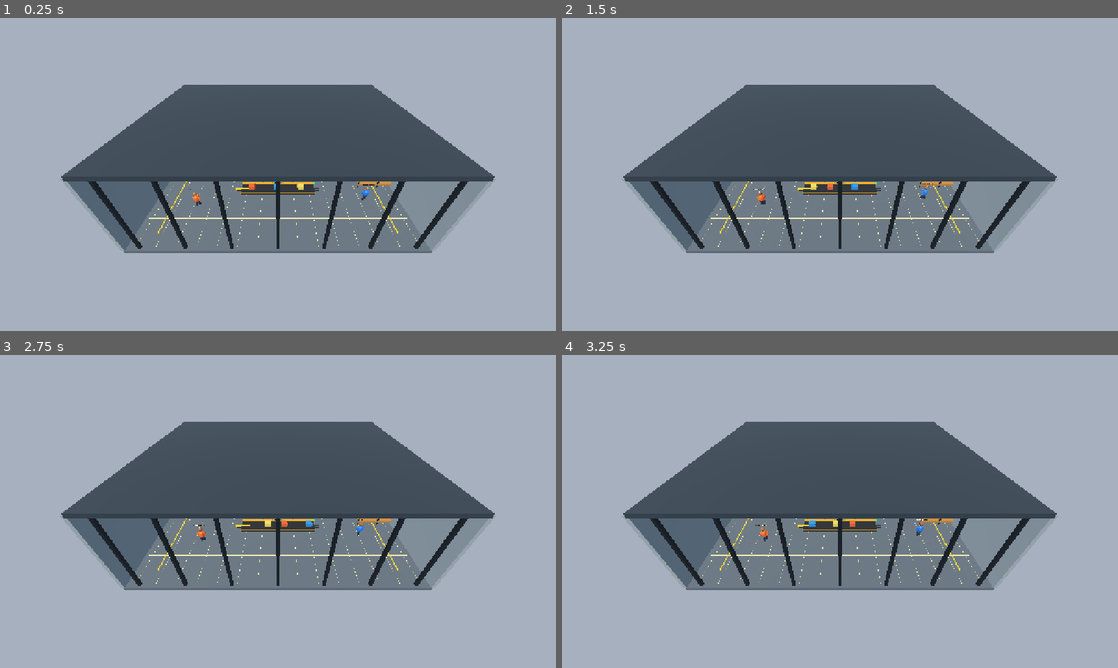
Above: before the commit, frames 1-4 (two rows, left to right).
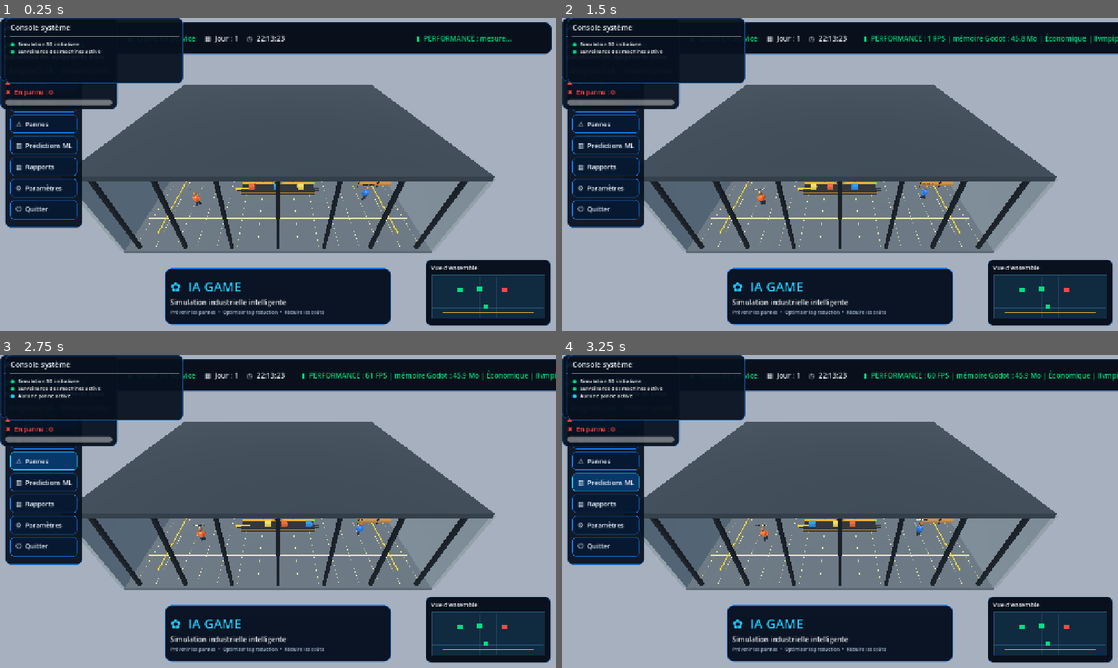
Above: after the commit, the same moments.

Repository: danielservice225-dot/ia-game-moteur
Game: Godot game, scene res://scenes/main.tscn
The game is run twice, just before and just after one commit, with the same random seed, the same clock (stepped at 60 frames per second) and the same inputs.
Inputs (mouse positions are in pixels of both pictures, inside the frame that each line leads up to):
- Up to frame 1 (0.25 s): no input
- Up to frame 2 (1.5 s): click (606, 80) at 0.5 s, where only the run after the commit has a clickable "⌂ Accueil"; click (606, 102) at 1.25 s, where only the run after the commit has a clickable "▣ Machines"
- Up to frame 3 (2.75 s): click (44, 461) at 2 s, where only the run after the commit has a clickable "⚠ Pannes"
- Up to frame 4 (3.25 s): click (606, 483) at 2.75 s, where only the run after the commit has a clickable "▥ Prédictions ML"

The runs differ from the first frame. In frame 1, 33% of the frame differs, in the area x 0-100%, y 0-99%; in frame 2, 33%; in frame 3, 33%; in frame 4, 33%.
Error before the commit: Parse Error: Cannot find member "new" in base "Callable". (res://scripts/supervision_dashboard.gd:236)

Commit message:
Add factory minimap drawing and correct HUD references

Diff:
--- a/godot_game/scripts/supervision_dashboard.gd
+++ b/godot_game/scripts/supervision_dashboard.gd
@@ -233,13 +233,11 @@
     root.add_child(map)
     var map_col := VBoxContainer.new()
     map_col.add_child(_label("Vue d'ensemble", 14, WHITE, true))
-    var map_view := _FactoryMap.new()
+    var map_view := FactoryMap.new()
     map_view.custom_minimum_size = Vector2(260, 105)
     map_col.add_child(map_view)
     map.add_child(map_col)
 
-func _FactoryMap() -> GDScript:
-    return null
 
 func _log(message: String, color: Color = WHITE) -> void:
     if console_log:
@@ -282,8 +280,6 @@
         machine_status_label.text = "●  En ligne : %d\n▲  En alerte : %d\n✖  En panne : %d" % [online, alerts, faults]
     if performance_label:
         performance_label.text = performance_text.replace("PERFORMANCES :", "▮  PERFORMANCE :")
-    if production_summary:
-        production_summary.text = "PRODUCTION : %d pièces" % production_units
     if faults > 0:
         for machine in definitions:
             if str(machine.get("state", "")) == "FAULT":
@@ -303,5 +299,18 @@
     diagnose_button.disabled = not valid
     fault_button.disabled = not valid
 
-func _FactoryMap_draw() -> void:
-    pass
+
+class FactoryMap extends Control:
+    func _draw() -> void:
+        var area := Rect2(Vector2(2, 2), size - Vector2(4, 4))
+        draw_rect(area, Color("#102a40"), true)
+        draw_rect(area, Color("#2b6385"), false, 1.5)
+        for x in range(1, 7):
+            draw_line(Vector2(size.x * x / 7.0, 5), Vector2(size.x * x / 7.0, size.y - 5), Color(0.18, 0.38, 0.52, 0.55), 1.0)
+        for y in range(1, 4):
+            draw_line(Vector2(5, size.y * y / 4.0), Vector2(size.x - 5, size.y * y / 4.0), Color(0.18, 0.38, 0.52, 0.55), 1.0)
+        var machine_points := [Vector2(0.25, 0.35), Vector2(0.43, 0.32), Vector2(0.64, 0.35), Vector2(0.48, 0.72)]
+        for i in range(machine_points.size()):
+            var p: Vector2 = machine_points[i] * size
+            draw_rect(Rect2(p - Vector2(6, 5), Vector2(12, 10)), Color("#ff4545") if i == 2 else Color("#00df83"), true)
+        draw_line(Vector2(size.x * 0.1, size.y * 0.84), Vector2(size.x * 0.9, size.y * 0.84), Color("#f5b82e"), 3.0)
